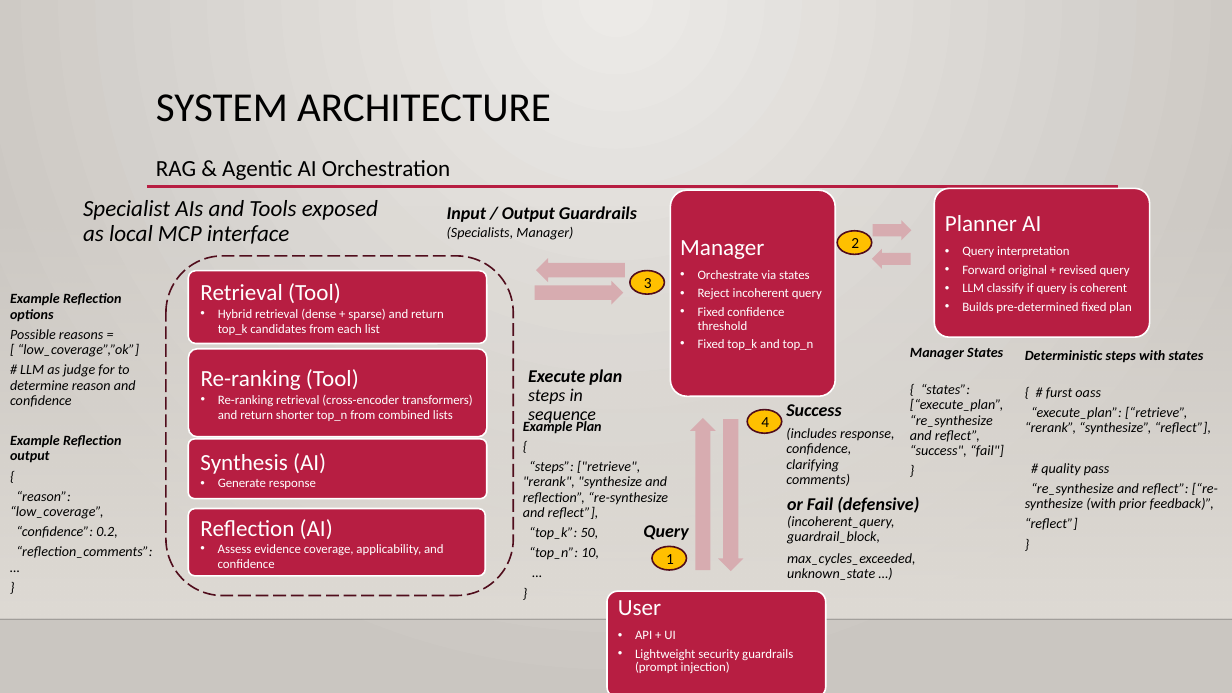
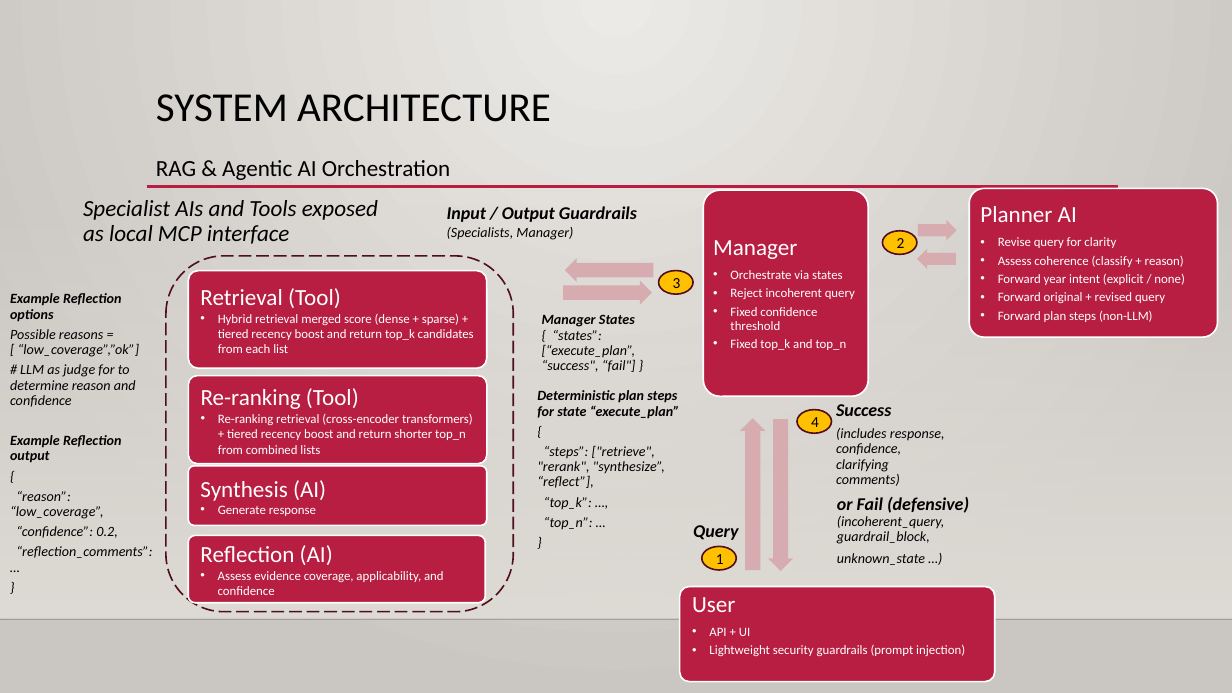
Before and after one commit to Phrey001/dataexpert-ai-capstone-sg-budget-rag, a slide deck: slide 3 of docs/system_architecture.pptx. Drawn at 1232x693 pixels with LibreOffice and Linux fonts; fonts in the diff are those of the drawing; background and template pictures are left out. Boxes give left, top, right and bottom in pixels: in the first picture for what was removed or moved away, otherwise in the second. Text is boxed around its words. In the diff, an @@ line names an element or a change of style, - is before the commit and + after.

```diff
--- a/docs/system_architecture.pptx
+++ b/docs/system_architecture.pptx
@@ 2 right arrows, 1 ellipse, 1 text, 1 rounded rectangle: place and size @@
-2 right arrows, 1 ellipse, 1 text, 1 rounded rectangle at <box>535,190,836,396</box>
+2 right arrows, 1 ellipse, 1 text, 1 rounded rectangle at <box>564,190,869,396</box>
@@ rounded rectangle: place and size @@
-rounded rectangle at <box>934,189,1150,337</box>
+rounded rectangle at <box>970,189,1218,337</box>
@@ text "Planner AI": place and size @@
-text "Planner AI" at <box>945,215,1132,313</box>
+text "Planner AI" at <box>980,206,1184,322</box>
@@ 2 right arrows, 1 ellipse: place and size @@
-2 right arrows, 1 ellipse at <box>837,220,911,269</box>
+2 right arrows, 1 ellipse at <box>883,220,957,269</box>
@@ text at <box>998,237,1184,285</box>: text changed @@
-• Query interpretation
+• Revise query for clarity
+• Assess coherence (classify + reason)
+• Forward year intent (explicit / none)
@@ rounded rectangle: place and size @@
-rounded rectangle at <box>166,256,514,596</box>
+rounded rectangle at <box>166,256,514,612</box>
@@ rounded rectangle: place and size @@
-rounded rectangle at <box>189,271,487,344</box>
+rounded rectangle at <box>189,271,487,369</box>
@@ text at <box>218,314,474,353</box>: text changed @@
-• Hybrid retrieval (dense + sparse) and return top_k candidates from each list
+• Hybrid retrieval merged score (dense + sparse) + tiered recency boost and return top_k candidates from each list
@@ text at <box>542,314,636,372</box>: text changed @@
-Manager States
-{ “states”: [“execute_plan”, “re_synthesize and reflect”, “success", “fail"]
-}
+Manager States
+{ “states”: [“execute_plan”, “success", “fail"] }
@@ text at <box>998,311,1153,322</box>: text changed @@
-• LLM classify if query is coherent
-• Builds pre-determined fixed plan
+• Forward plan steps (non-LLM)
@@ text removed at <box>1025,350,1218,530</box> @@
-Deterministic steps with states
-{ # furst oass
-“execute_plan”: [“retrieve”, “rerank”, “synthesize”, “reflect”],
-# quality pass
-“re_synthesize and reflect”: [“re-synthesize (with prior feedback)”,
-“reflect”]
-}
@@ rounded rectangle: place and size @@
-rounded rectangle at <box>189,348,487,436</box>
+rounded rectangle at <box>189,376,487,464</box>
@@ text removed at <box>528,369,622,426</box> @@
-Execute plan steps in sequence
@@ text "Deterministic plan steps for state ...": place and size @@
-text "Deterministic plan steps for state ..." at <box>523,419,668,560</box>
+text "Deterministic plan steps for state ..." at <box>537,390,680,529</box>
@@ text at <box>218,414,473,454</box>: text changed @@
-• Re-ranking retrieval (cross-encoder transformers) and return shorter top_n from combined lists
+• Re-ranking retrieval (cross-encoder transformers) + tiered recency boost and return shorter top_n from combined lists
@@ text at <box>537,390,680,419</box>: text changed @@
-Example Plan
+Deterministic plan steps for state “execute_plan”
@@ 2 ellipses, 2 texts, 2 right arrows: place and size @@
-2 ellipses, 2 texts, 2 right arrows at <box>643,404,895,571</box>
+2 ellipses, 2 texts, 2 right arrows at <box>693,404,945,571</box>
@@ text at <box>537,445,665,529</box>: text changed @@
-“steps”: ["retrieve", "rerank", "synthesize and reflection”, “re-synthesize and reflect”],
-“top_k”: 50,
-“top_n”: 10,
-…
+“steps”: ["retrieve", "rerank", "synthesize”, “reflect”],
+“top_k”: …,
+“top_n”: …
@@ text "or Fail (defensive) (incoherent_query, guardrail_block,": place and size @@
-text "or Fail (defensive) (incoherent_query, guardrail_block," at <box>787,497,919,580</box>
+text "or Fail (defensive) (incoherent_query, guardrail_block," at <box>837,497,969,565</box>
@@ 3 texts, 2 rounded rectangles: place and size @@
-3 texts, 2 rounded rectangles at <box>189,369,487,576</box>
+3 texts, 2 rounded rectangles at <box>189,388,487,603</box>
@@ text at <box>837,553,925,565</box>: text changed @@
-max_cycles_exceeded, unknown_state …)
+unknown_state …)
@@ rounded rectangle: place and size @@
-rounded rectangle at <box>607,592,826,693</box>
+rounded rectangle at <box>680,587,995,682</box>
@@ text "User" rewrapped from <box>618,600,793,673</box> to <box>692,597,965,656</box> @@
```
Also in this commit, not shown: 1 slide added, 37 other files.
